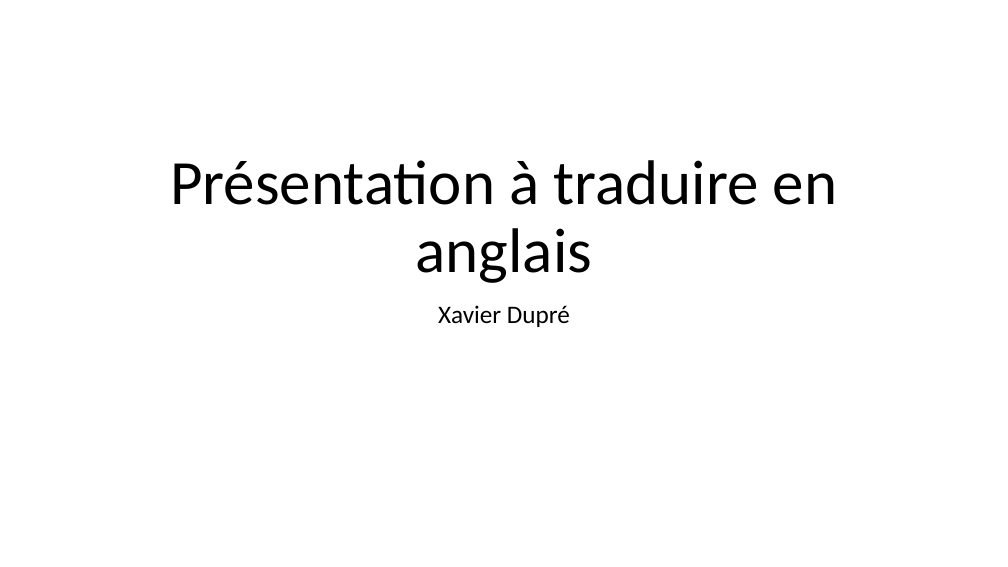
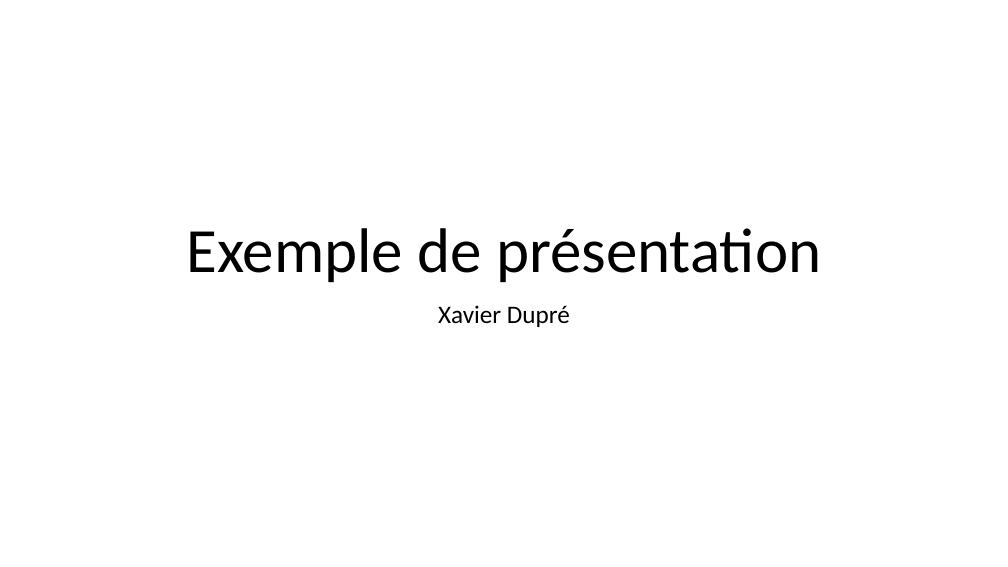
Before and after one commit to sdpython/jupytalk, a slide deck: slide 1 of _unittests/ut_mokadi/data/simple.pptx. Drawn at 1008x567 pixels with LibreOffice and Linux fonts; fonts in the diff are those of the drawing. Boxes give left, top, right and bottom in pixels: in the first picture for what was removed or moved away, otherwise in the second. Text is boxed around its words. In the diff, an @@ line names an element or a change of style, - is before the commit and + after.

```diff
--- a/_unittests/ut_mokadi/data/simple.pptx
+++ b/_unittests/ut_mokadi/data/simple.pptx
@@ title at bbox=[186, 228, 821, 282]: text changed @@
-Présentation à traduire en anglais
+Exemple de présentation
```
Also in this commit, not shown: 1 slide added, 1 slide removed, 14 other files.
